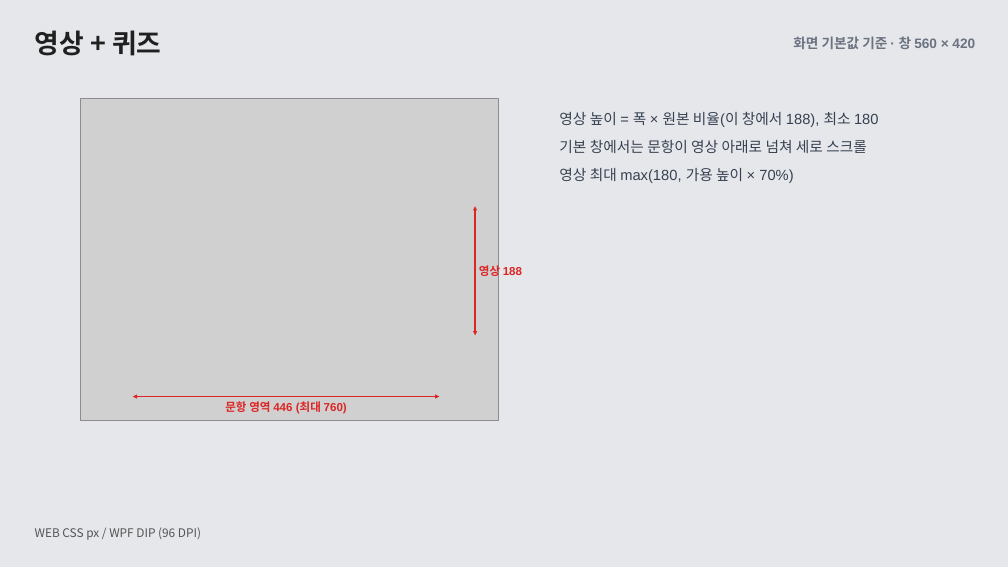
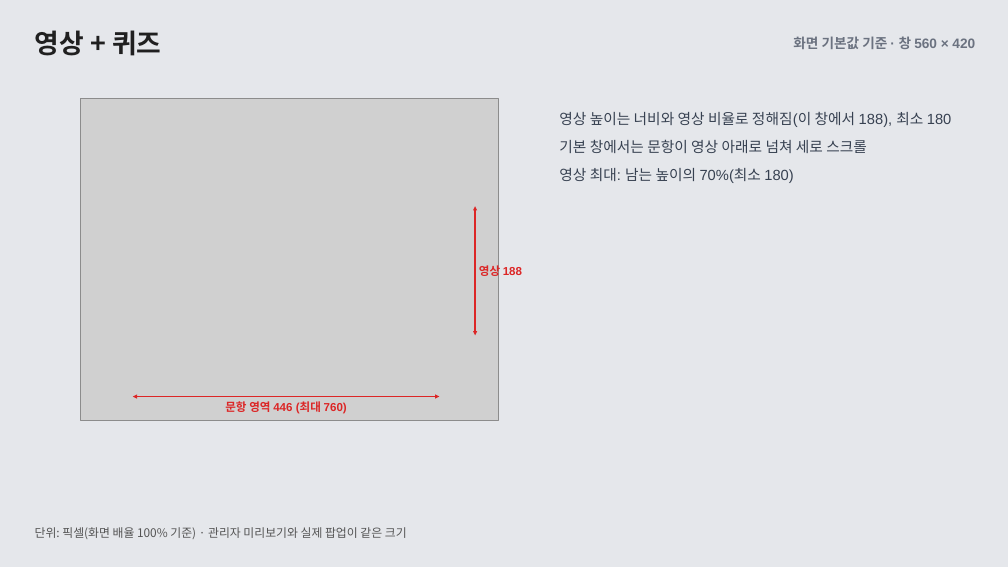
Before and after one commit to ok-sy/WPF_WindowsPopupWithC_proto, a slide deck: slide 8 of docs/design/61_popup_layout_guide/공통 팝업 UI 가이드 · WEB과 WPF (화면 기본값).pptx. Drawn at 1008x567 pixels with LibreOffice and Linux fonts; fonts in the diff are those of the drawing; grey boxes stand for pictures. Boxes give left, top, right and bottom in pixels: in the first picture for what was removed or moved away, otherwise in the second. Text is boxed around its words. In the diff, an @@ line names an element or a change of style, - is before the commit and + after.

```diff
--- a/docs/design/61_popup_layout_guide/공통 팝업 UI 가이드 · WEB과 WPF (화면 기본값).pptx
+++ b/docs/design/61_popup_layout_guide/공통 팝업 UI 가이드 · WEB과 WPF (화면 기본값).pptx
@@ text at [559,112,952,127]: text changed @@
-영상 높이 = 폭 × 원본 비율(이 창에서 188), 최소 180
+영상 높이는 너비와 영상 비율로 정해짐(이 창에서 188), 최소 180
@@ text at [559,168,793,183]: text changed @@
-영상 최대 max(180, 가용 높이 × 70%)
+영상 최대: 남는 높이의 70%(최소 180)
@@ text at [35,527,407,539]: text changed @@
-WEB CSS px / WPF DIP (96 DPI)
+단위: 픽셀(화면 배율 100% 기준) · 관리자 미리보기와 실제 팝업이 같은 크기
```
Also in this commit, not shown: 10 other slides changed, 3 other files.
